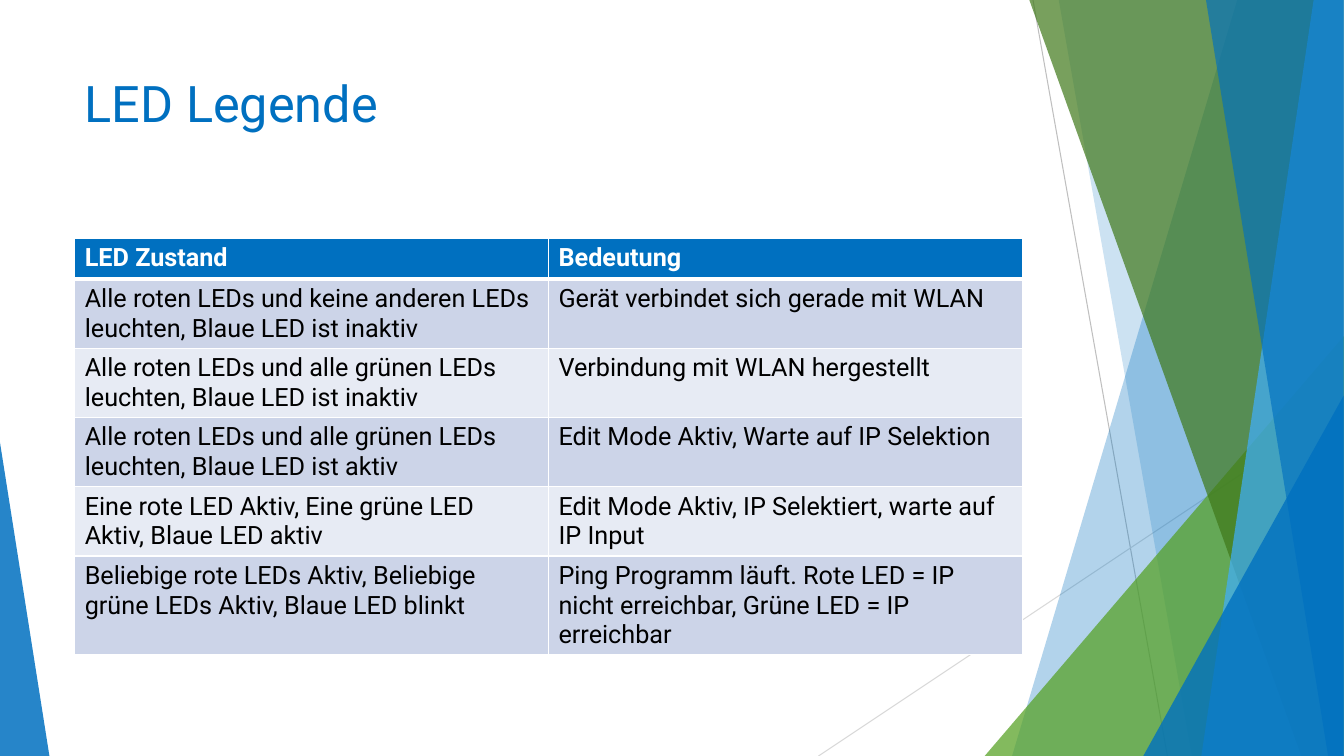
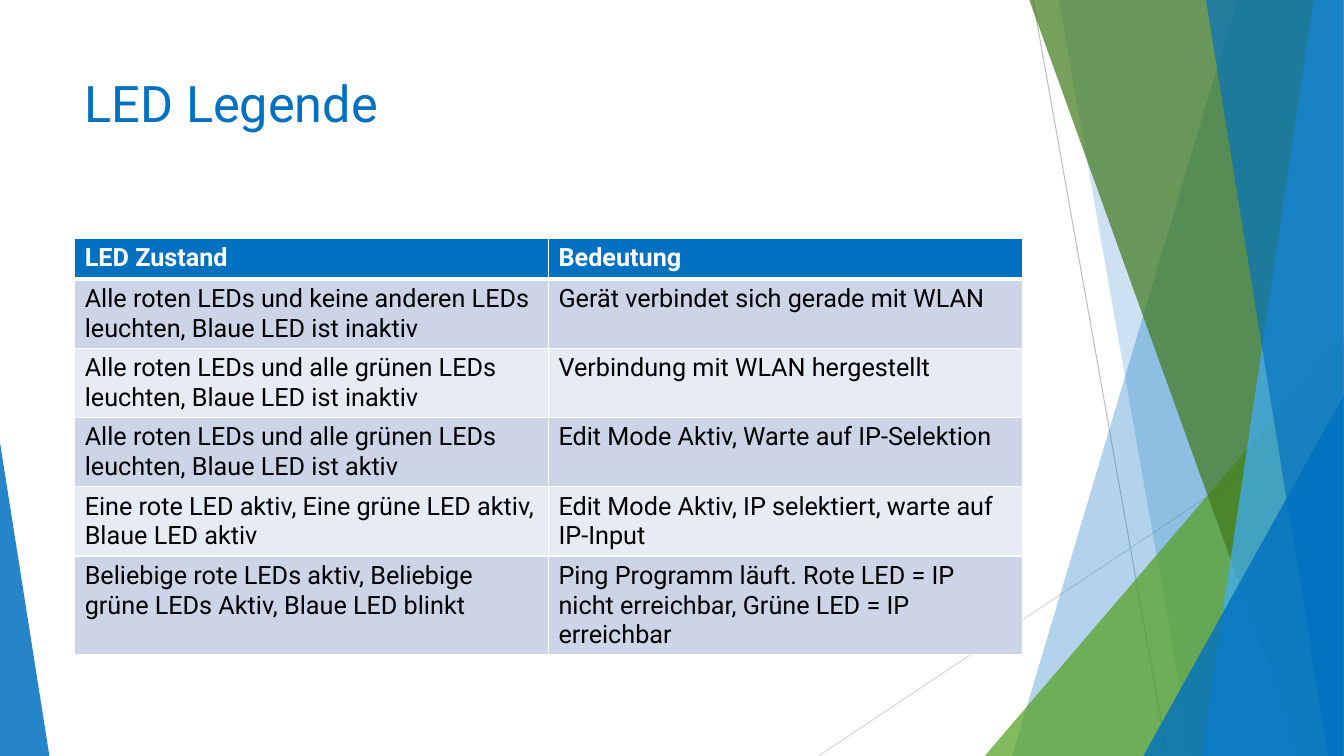
Before and after one commit to dariorthan/ESP32_NetworkFaultTester, a slide deck: slide 6 of CodeDoku/NetworkFaultTester_CodeOverview.pptx. Drawn at 1344x756 pixels with LibreOffice and Linux fonts; fonts in the diff are those of the drawing. Boxes give left, top, right and bottom in pixels: in the first picture for what was removed or moved away, otherwise in the second. Text is boxed around its words. In the diff, an @@ line names an element or a change of style, - is before the commit and + after.

```diff
--- a/CodeDoku/NetworkFaultTester_CodeOverview.pptx
+++ b/CodeDoku/NetworkFaultTester_CodeOverview.pptx
@@ table at [75, 238, 1022, 662] @@
-row 4, column 2: Edit Mode Aktiv, Warte auf IP Selektion
+row 4, column 2: Edit Mode Aktiv, Warte auf IP-Selektion
-row 5, column 1: Eine rote LED Aktiv, Eine grüne LED Aktiv, Blaue LED aktiv
+row 5, column 1: Eine rote LED aktiv, Eine grüne LED aktiv, Blaue LED aktiv
-row 5, column 2: Edit Mode Aktiv, IP Selektiert, warte auf IP Input
+row 5, column 2: Edit Mode Aktiv, IP selektiert, warte auf IP-Input
-row 6, column 1: Beliebige rote LEDs Aktiv, Beliebige grüne LEDs Aktiv, Blaue LED blinkt
+row 6, column 1: Beliebige rote LEDs aktiv, Beliebige grüne LEDs Aktiv, Blaue LED blinkt
```
Also in this commit, not shown: 3 other slides changed, 1 slide added.
